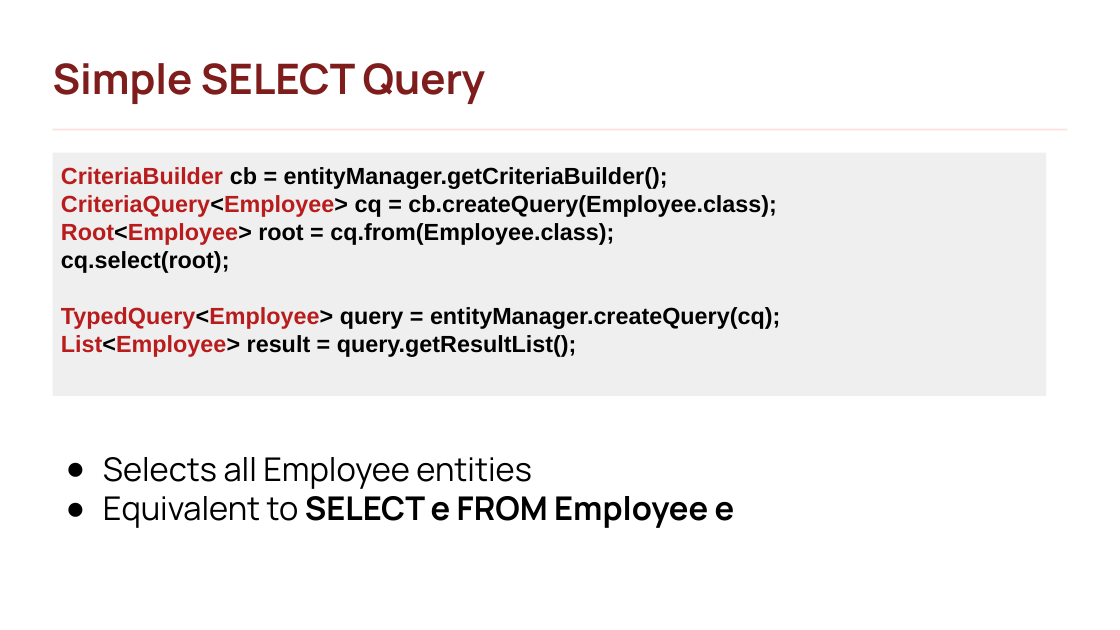
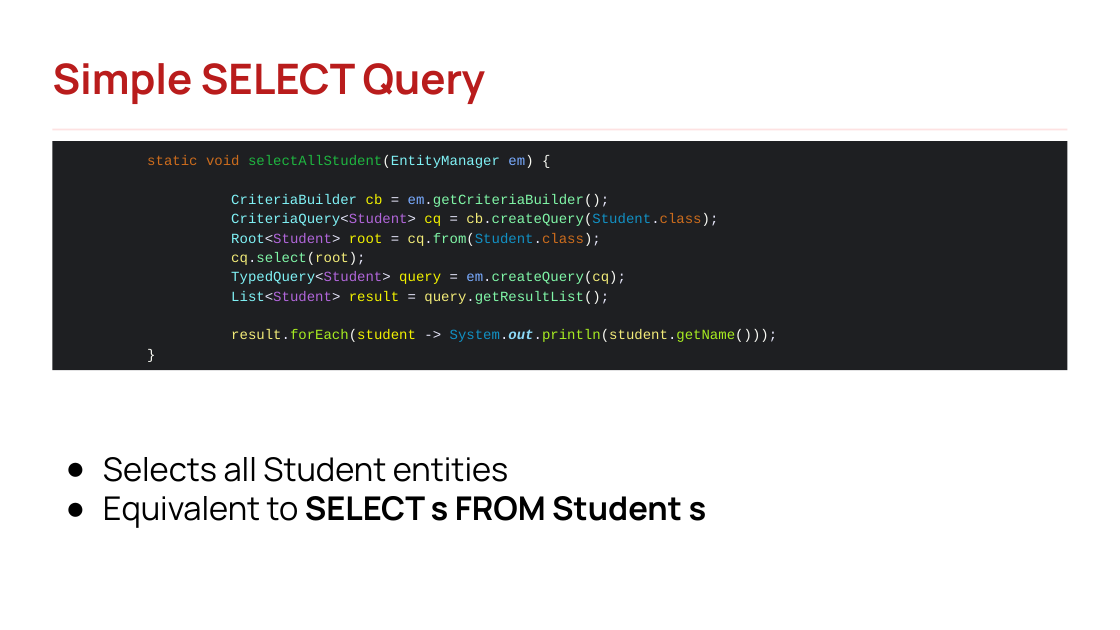
Before and after one commit to rlimosenero/rey-limosenero_java101, a slide deck: slide 142 of Java Persistence & Hibernate.pptx (slide 133 before the commit). Drawn at 1120x630 pixels with LibreOffice and Linux fonts; fonts in the diff are those of the drawing; background and template pictures are left out. Boxes give left, top, right and bottom in pixels: in the first picture for what was removed or moved away, otherwise in the second. Text is boxed around its words. In the diff, an @@ line names an element or a change of style, - is before the commit and + after.

```diff
--- a/Java Persistence & Hibernate.pptx
+++ b/Java Persistence & Hibernate.pptx
@@ text "Simple SELECT Query" at box(53, 63, 486, 104): text colour #7F1D1D to #B91C1C @@
@@ rectangle "static void selectAllStudent(EntityManager em) {": place and size @@
-rectangle "static void selectAllStudent(EntityManager em) {" at box(52, 153, 1046, 397)
+rectangle "static void selectAllStudent(EntityManager em) {" at box(52, 141, 1067, 371)
@@ rectangle "static void selectAllStudent(EntityManager em) {" at box(52, 141, 1067, 371): fill #EFEFEF to #1E1F22 @@
@@ text in rectangle at box(147, 155, 718, 246): text changed; size 20 to 12 pt; font Arial to Courier New; text colour #000000 to #80F2F6; bold off @@
-CriteriaBuilder cb = entityManager.getCriteriaBuilder();
-CriteriaQuery<Employee> cq = cb.createQuery(Employee.class);
-Root<Employee> root = cq.from(Employee.class);
+static void selectAllStudent(EntityManager em) {
+CriteriaBuilder cb = em.getCriteriaBuilder();
+CriteriaQuery<Student> cq = cb.createQuery(Student.class);
+Root<Student> root = cq.from(Student.class);
@@ text in rectangle at box(231, 252, 365, 265): size 20 to 12 pt, font Arial to Courier New, text colour #000000 to #F3EC79, text colour #000000 to #E6E6FA, text colour #000000 to #80F6A7, text colour #000000 to #F9FAF4, highlight none to #1E1F22, bold off in "cq.select(root);"; indent changed; line spacing 1 to 1.15 @@
@@ text in rectangle at box(231, 271, 778, 342): text changed; size 20 to 12 pt; font Arial to Courier New; text colour #000000 to #80F6A7; bold off @@
-TypedQuery<Employee> query = entityManager.createQuery(cq);
-List<Employee> result = query.getResultList();
+TypedQuery<Student> query = em.createQuery(cq);
+List<Student> result = query.getResultList();
+result.forEach(student -> System.out.println(student.getName()));
+}
@@ text at box(103, 457, 707, 528): text changed @@
-● Selects all Employee entities
-● Equivalent to SELECT e FROM Employee e
+● Selects all Student entities
+● Equivalent to SELECT s FROM Student s
```
Also in this commit, not shown: 23 other slides changed, 27 slides added, 4 slides removed.
